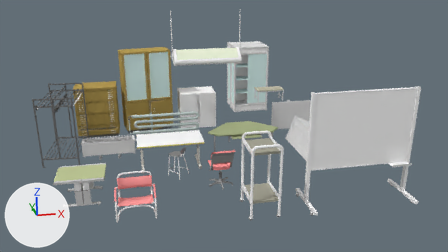
Before and after pictures for a commit that changed the Blender file data/morse/components/scenes/props/furniture-2.49.blend.
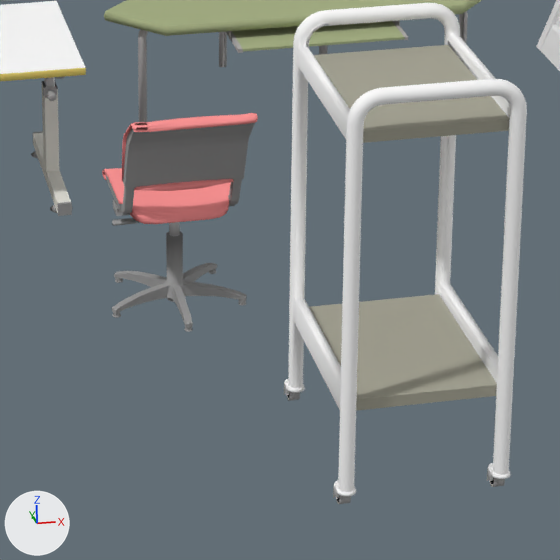
There are two pictures of each version: one from the file's camera 'Camera', one close up on the part from 42% to 65% of the width and 52% to 91% of the height. The axes (+X, +Y, +Z) are drawn at lower left. The lights are the same throughout.

The first close-up shows 'Desk_1', 'Desk_2', 'Rolling_Chair', 'rolled_staff1', 'tak_fenstrar'.
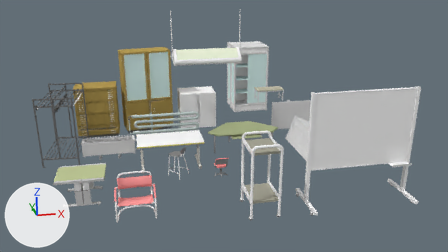
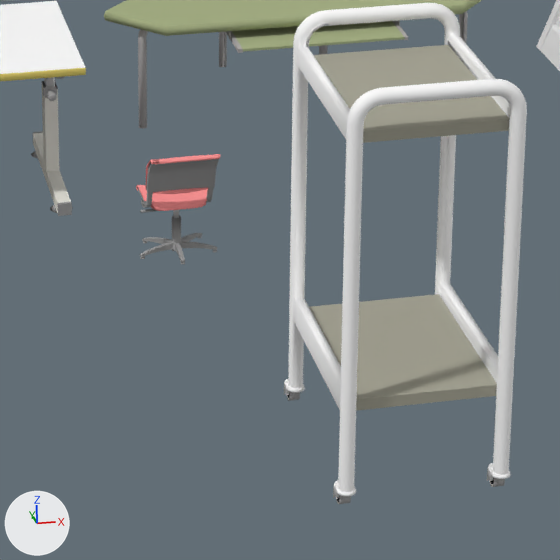
Changed parts and their boxes [x1, y1, x2, y2] in the close-ups (560 x 560 px):
'Rolling_Chair', no longer drawn: before [102, 113, 258, 332]
'Rolling_Chair_mesh', added: after [136, 154, 220, 264]

The change, as a list of edits to the scene's bpy script:
```text
Change ob_rolling_chair:
    ob_rolling_chair.scale: (0.377, 0.451, 0.0369) -> (1.0, 1.0, 1.0)
    ob_rolling_chair: bpy.data.objects.new('Rolling_Chair', me_cube) -> bpy.data.objects.new('Rolling_Chair', None)
    ob_rolling_chair.location: (2.44, -2.35, -0.3) -> (2.44, -2.3, -0.76)
Add ob_rolling_chair_mesh:
    ob_rolling_chair_mesh = bpy.data.objects.new('Rolling_Chair_mesh', me_cube)
    ob_rolling_chair_mesh.parent = ob_rolling_chair
    ob_rolling_chair_mesh.matrix_parent_inverse = Matrix(((1.0, 0.0, 0.0, -2.442), (0.0, 1.0, 0.0, 2.296), (0.0, 0.0, 1.0, 0.765), (0.0, 0.0, 0.0, 1.0)))
    ob_rolling_chair_mesh.location = (2.437, -2.353, -0.305)
    ob_rolling_chair_mesh.scale = (0.215, 0.206, 0.0187)
```
